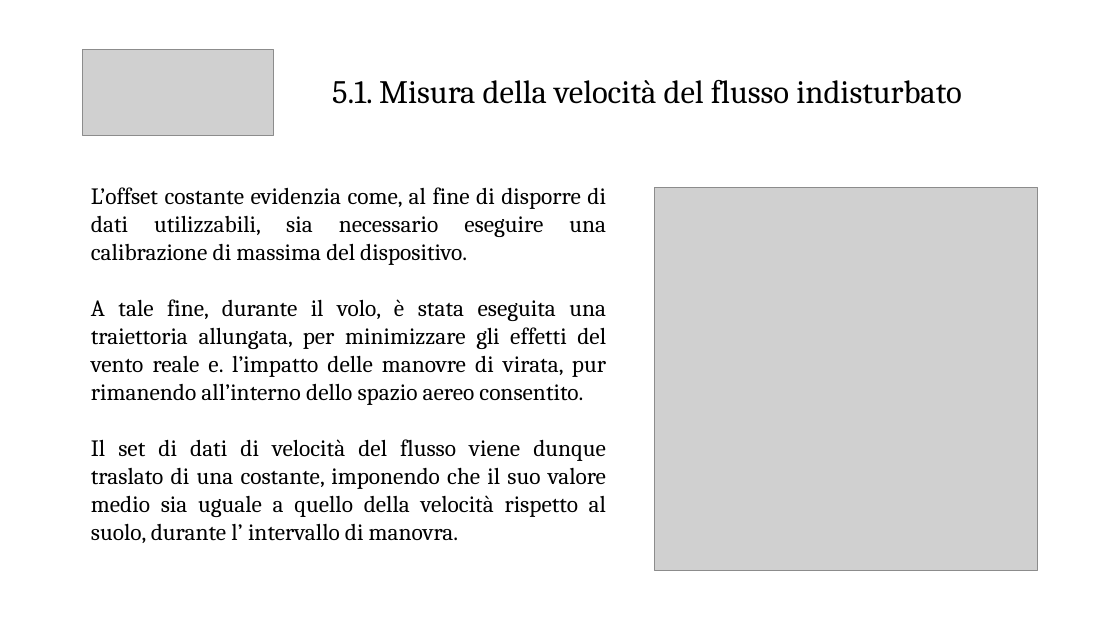
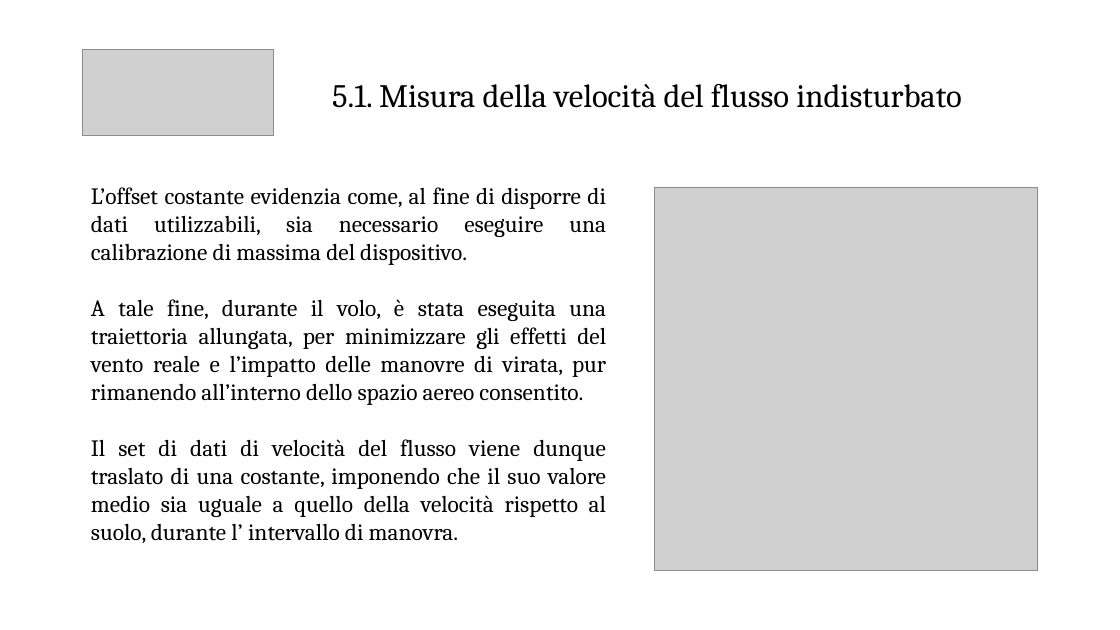
Before and after one commit to emanuele-cason/Tesi, a slide deck: slide 14 of Presentazione/Presentazione relazione.pptx. Drawn at 1120x630 pixels with LibreOffice and Linux fonts; fonts in the diff are those of the drawing; grey boxes stand for pictures. Boxes give left, top, right and bottom in pixels: in the first picture for what was removed or moved away, otherwise in the second. Text is boxed around its words. In the diff, an @@ line names an element or a change of style, - is before the commit and + after.

```diff
--- a/Presentazione/Presentazione relazione.pptx
+++ b/Presentazione/Presentazione relazione.pptx
@@ text "5.1. Misura della velocità del ..." moved from (x1=332, y1=80, x2=961, y2=104) to (x1=332, y1=84, x2=961, y2=108) @@
@@ text at (x1=91, y1=299, x2=606, y2=405): text changed @@
-A tale fine, durante il volo, è stata eseguita una traiettoria allungata, per minimizzare gli effetti del vento reale e. l’impatto delle manovre di virata, pur rimanendo all’interno dello spazio aereo consentito.
+A tale fine, durante il volo, è stata eseguita una traiettoria allungata, per minimizzare gli effetti del vento reale e l’impatto delle manovre di virata, pur rimanendo all’interno dello spazio aereo consentito.
```
Also in this commit, not shown: 10 other slides changed, 2 other files.
